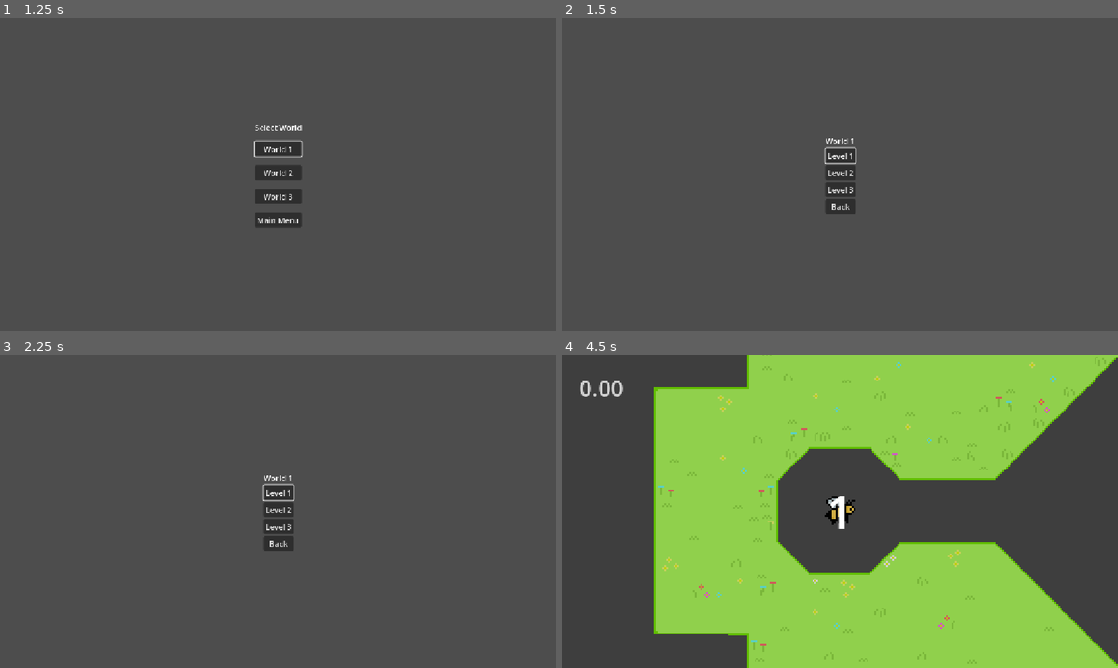
Above: before the commit, frames 1-4 (two rows, left to right).
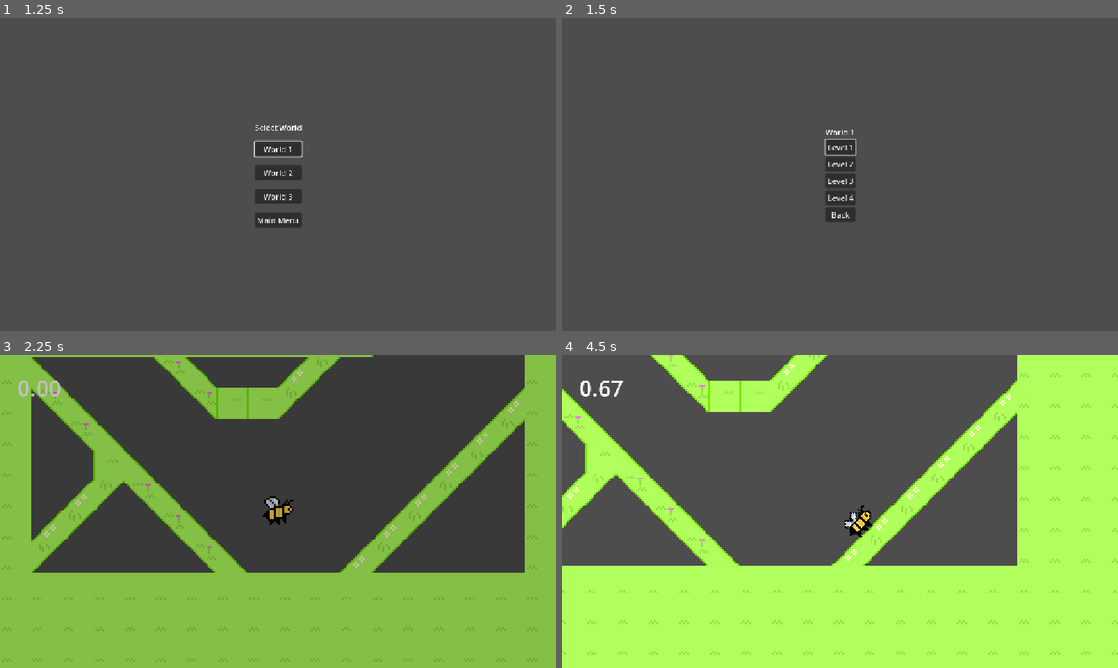
Above: after the commit, the same moments.

Repository: futurefleagames-lab/bee-line
Game: Godot game, scene res://scenes/menus/main_menu.tscn
The game is run twice, just before and just after one commit, with the same random seed, the same clock (stepped at 60 frames per second) and the same inputs.
Inputs (mouse positions are in pixels of both pictures, inside the frame that each line leads up to):
- Up to frame 1 (1.25 s): click "PLAY" at 0.5 s
- Up to frame 2 (1.5 s): click "World 1" at 1.25 s
- Up to frame 3 (2.25 s): click (278, 533) at 2 s, where only the run after the commit has a clickable "Level 4"
- Up to frame 4 (4.5 s): click (840, 492) at 2.75 s, where only the run before the commit has a clickable "Level 1"; tap Enter (ui_accept) at 3.5, 3.77 s; move the mouse to (962, 495) at 3.52 s; hold D (right) 3.53-4.28 s; tap Space (dash) at 3.6, 4.35 s; click (962, 495) at 3.67 s; move the mouse to (728, 527) at 4.27 s; hold S (down) from 4.28 s (still down)

Frame 1 is identical in both runs. In frame 2, 0.7% of the frame differs, in the area x 47-53%, y 35-66%; in frame 3, 51%; in frame 4, 81%, in the area x 0-100%, y 0-100%.

Commit message:
update selection menu to match current state of the game. This can be done in the future by accessing level_select.tscn, add a child Button to the LevelSelect VBoxContainer, connect signal pressed() to the level_select script, and follow the patter present for every other button. Make sure the level is properly positioned in LEVELS array in the level_manager.gd

Diff:
--- a/scenes/menus/level_select.tscn
+++ b/scenes/menus/level_select.tscn
@@ -73,6 +73,10 @@
 layout_mode = 2
 text = "Level 3"
 
+[node name="Level4" type="Button" parent="LevelSelect/VBoxContainer" unique_id=1516307527]
+layout_mode = 2
+text = "Level 4"
+
 [node name="Back" type="Button" parent="LevelSelect/VBoxContainer" unique_id=1043099644]
 layout_mode = 2
 text = "Back"
@@ -84,4 +88,5 @@
 [connection signal="pressed" from="LevelSelect/VBoxContainer/Level1" to="." method="_on_level_1_pressed"]
 [connection signal="pressed" from="LevelSelect/VBoxContainer/Level2" to="." method="_on_level_2_pressed"]
 [connection signal="pressed" from="LevelSelect/VBoxContainer/Level3" to="." method="_on_level_3_pressed"]
+[connection signal="pressed" from="LevelSelect/VBoxContainer/Level4" to="." method="_on_level_4_pressed"]
 [connection signal="pressed" from="LevelSelect/VBoxContainer/Back" to="." method="_on_back_pressed"]
--- a/scripts/menus/level_select.gd
+++ b/scripts/menus/level_select.gd
@@ -44,6 +44,9 @@
 func _on_level_3_pressed() -> void:
 	LevelManager.load_level(selected, 3)
 
+func _on_level_4_pressed() -> void:
+	LevelManager.load_level(selected, 4)
+
 
 func _on_back_pressed() -> void:
 	level_select.hide()
